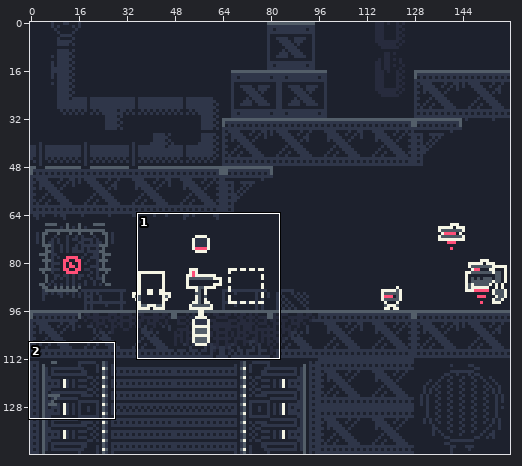
Two versions of one pixel-art file, assets/mockup.aseprite. The first picture is a wide view before the edit; the outline marks the close-up.
Close-up. Old version:
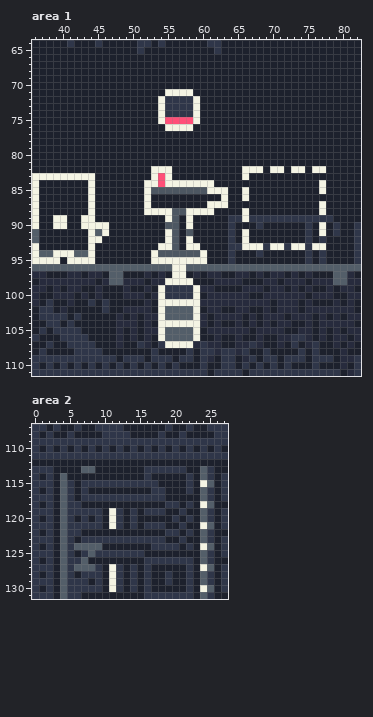
160x144 pixels, 1 frame. Colours within 5 levels of each other are drawn and written as one. Shown: area 1: x 36..82, y 64..111; area 2: x 0..27, y 107..131.
And afterwards:
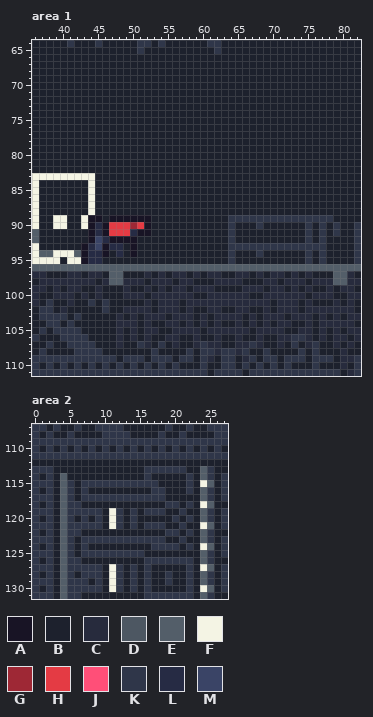
Palette (. is transparent): A #181425  B #1d212d  C #272b3d  D #4d5762  E #535e69  F #f4f4e4  G #9e2835  H #e43b44  J #ff4f78  K #2f3649  L #262b44  M #3a4466
Edits made:
{"change": "layer \"gun\" added"}
{"change": "layer \"UI\" now hidden"}
{"where": "area 1"}
{"y":71,"x":55,"old":"FFFF","new":"BBBB"}
{"y":72,"x":54,"old":"FKKKKF","new":"BBBBBB"}
{"y":73,"x":54,"old":"FKKKKF","new":"BBBBBB"}
{"y":74,"x":54,"old":"FKKKKF","new":"BBBBBB"}
{"y":75,"x":54,"old":"FJJJJF","new":"BBBBBB"}
{"y":76,"x":55,"old":"FFFF","new":"BBBB"}
{"y":82,"x":53,"old":"FFF","new":"BBB"}
{"y":82,"x":66,"old":"FFF","new":"BBB"}
{"y":82,"x":70,"old":"FF","new":"BB"}
{"y":82,"x":73,"old":"FF","new":"BB"}
{"y":82,"x":76,"old":"FF","new":"BB"}
{"y":83,"x":53,"old":"FJF","new":"BBB"}
{"y":83,"x":66,"old":"F","new":"B"}
{"y":84,"x":52,"old":"FFJFFFFFFF","new":"BBBBBBBBBB"}
{"y":84,"x":77,"old":"F","new":"B"}
{"y":85,"x":52,"old":"FDDDDDDDDFFF","new":"BBBBBBBBBBBB"}
{"y":85,"x":66,"old":"F","new":"B"}
{"y":85,"x":77,"old":"F","new":"B"}
{"y":86,"x":52,"old":"F","new":"B"}
{"y":86,"x":63,"old":"F","new":"B"}
{"y":86,"x":66,"old":"F","new":"B"}
{"y":87,"x":52,"old":"F","new":"B"}
{"y":87,"x":61,"old":"FFF","new":"BBB"}
{"y":87,"x":77,"old":"F","new":"B"}
{"y":88,"x":52,"old":"FFFFDDFFFF","new":"BBBBBBBBBB"}
{"y":88,"x":66,"old":"F","new":"B"}
{"y":88,"x":77,"old":"F","new":"B"}
{"y":89,"x":44,"old":"FB","new":"AA"}
{"y":89,"x":47,"old":"BBBBBB","new":"AAAAAA"}
{"y":89,"x":55,"old":"FD","new":"BB"}
{"y":89,"x":58,"old":"F","new":"B"}
{"y":89,"x":66,"old":"F","new":"K"}
{"y":90,"x":44,"old":"FFFBBBBBB","new":"ALAHHHGHA"}
{"y":90,"x":55,"old":"DD","new":"BB"}
{"y":90,"x":58,"old":"F","new":"B"}
{"y":90,"x":77,"old":"F","new":"K"}
{"y":91,"x":44,"old":"FEFBBBBBB","new":"ALAHHHLAA"}
{"y":91,"x":55,"old":"FD","new":"BB"}
{"y":91,"x":58,"old":"D","new":"B"}
{"y":91,"x":66,"old":"F","new":"B"}
{"y":91,"x":77,"old":"F","new":"K"}
{"y":92,"x":44,"old":"FFBBBBB","new":"AMLAAAA"}
{"y":92,"x":55,"old":"FD","new":"BB"}
{"y":92,"x":58,"old":"F","new":"B"}
{"y":92,"x":66,"old":"F","new":"B"}
{"y":93,"x":43,"old":"BFBBBB","new":"ALMALL"}
{"y":93,"x":50,"old":"B","new":"A"}
{"y":93,"x":54,"old":"FFD","new":"BBB"}
{"y":93,"x":58,"old":"FF","new":"BB"}
{"y":93,"x":66,"old":"FFF","new":"KKK"}
{"y":93,"x":70,"old":"FF","new":"KK"}
{"y":93,"x":73,"old":"FF","new":"KK"}
{"y":93,"x":76,"old":"FF","new":"KK"}
{"y":94,"x":43,"old":"EFBB","new":"ALLA"}
{"y":94,"x":48,"old":"B","new":"L"}
{"y":94,"x":50,"old":"B","new":"A"}
{"y":94,"x":53,"old":"FDDDDDDF","new":"BBBBBBBB"}
{"y":95,"x":43,"old":"FFB","new":"ALL"}
{"y":95,"x":53,"old":"FFFFFFFF","new":"BBBBBBBB"}
{"y":96,"x":56,"old":"FF","new":"EE"}
{"y":97,"x":56,"old":"FF","new":"CC"}
{"y":98,"x":55,"old":"FFFF","new":"CBCC"}
{"y":99,"x":54,"old":"FKKKKF","new":"CBCCBC"}
{"y":100,"x":54,"old":"FKKKKF","new":"CCCCCB"}
{"y":101,"x":54,"old":"FFFFFF","new":"CCCBCC"}
{"y":102,"x":54,"old":"FEEEEF","new":"CCCBCB"}
{"y":103,"x":54,"old":"FEEEEF","new":"CBCCCB"}
{"y":104,"x":54,"old":"FFFFFF","new":"BCCBCB"}
{"y":105,"x":54,"old":"FEEEEF","new":"BBCCCC"}
{"y":106,"x":54,"old":"FEEEEF","new":"BCCBBC"}
{"y":107,"x":55,"old":"FFFF","new":"BCBB"}
{"where": "area 2"}
{"y":113,"x":7,"old":"EE","new":"BB"}
{"y":124,"x":6,"old":"EEEE","new":"BKBB"}
{"y":125,"x":8,"old":"E","new":"K"}
{"y":126,"x":7,"old":"E","new":"B"}
{"y":127,"x":6,"old":"EEE","new":"KKK"}
